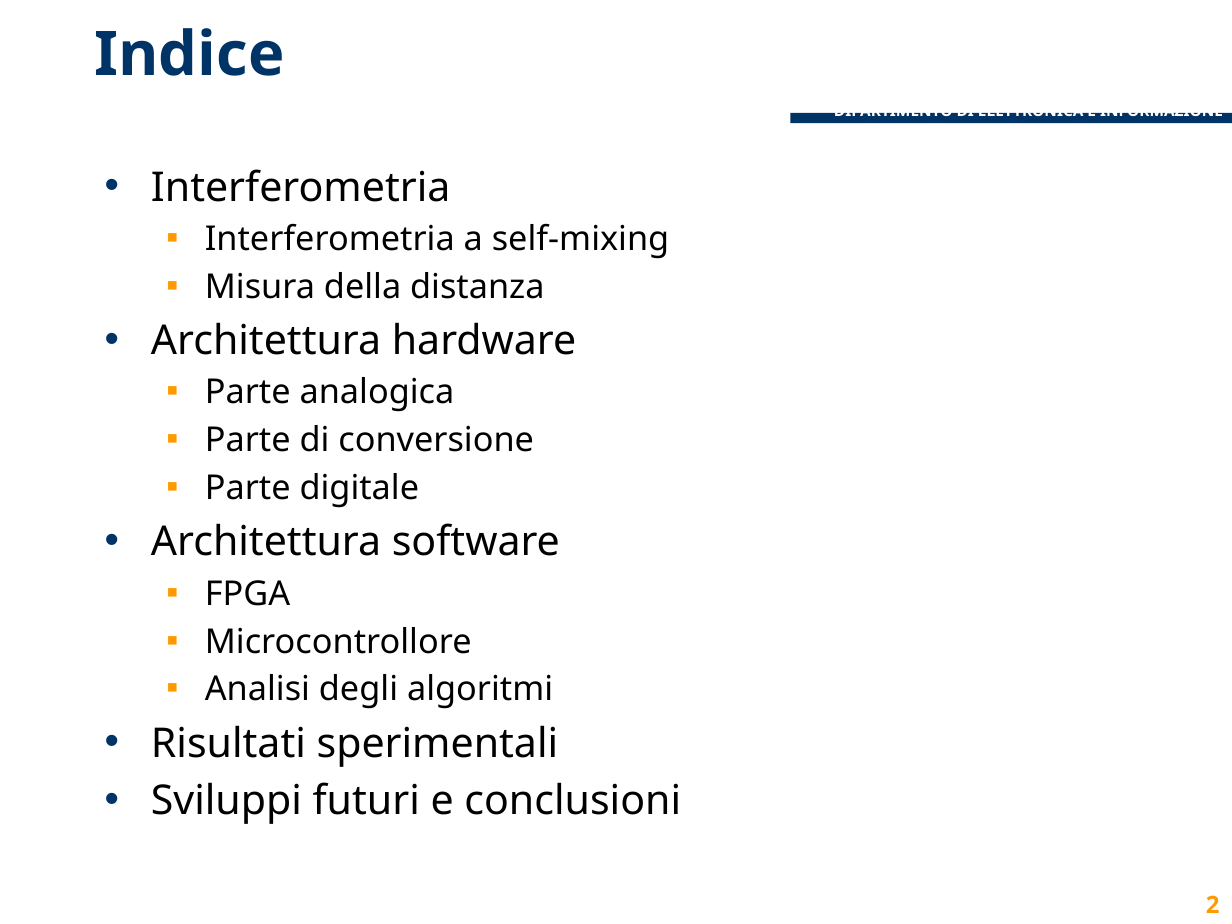
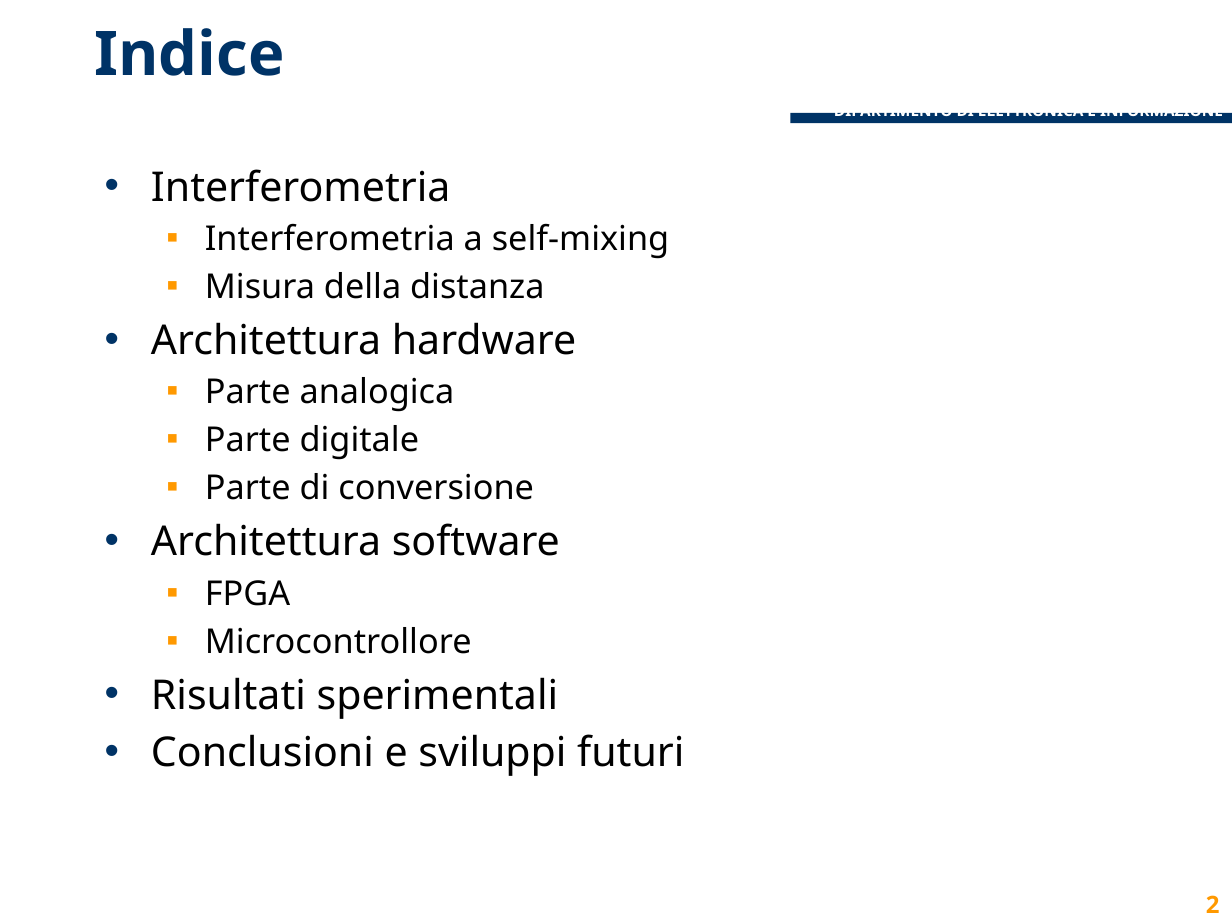
Before and after one commit to lcavagnispolimi/thesis_latex, a slide deck: slide 2 of presentazione_discussione.pptx. Drawn at 1232x924 pixels with LibreOffice and Linux fonts; fonts in the diff are those of the drawing; background and template pictures are left out. Boxes give left, top, right and bottom in pixels: in the first picture for what was removed or moved away, otherwise in the second. Text is boxed around its words. In the diff, an @@ line names an element or a change of style, - is before the commit and + after.

Commit message:
sistemata parte su arch sw

```diff
--- a/presentazione_discussione.pptx
+++ b/presentazione_discussione.pptx
@@ text at (205,425,420,460): paragraph added @@
+  ▪ Parte digitale
@@ text at (205,473,420,508): paragraph removed @@
-  ▪ Parte digitale
@@ text at (205,674,553,709): paragraph removed @@
-  ▪ Analisi degli algoritmi
@@ text at (151,734,684,776): text changed @@
-• Sviluppi futuri e conclusioni
+• Conclusioni e sviluppi futuri
```
Also in this commit, not shown: 7 other slides changed, 4 slides added, 3 slides removed.
